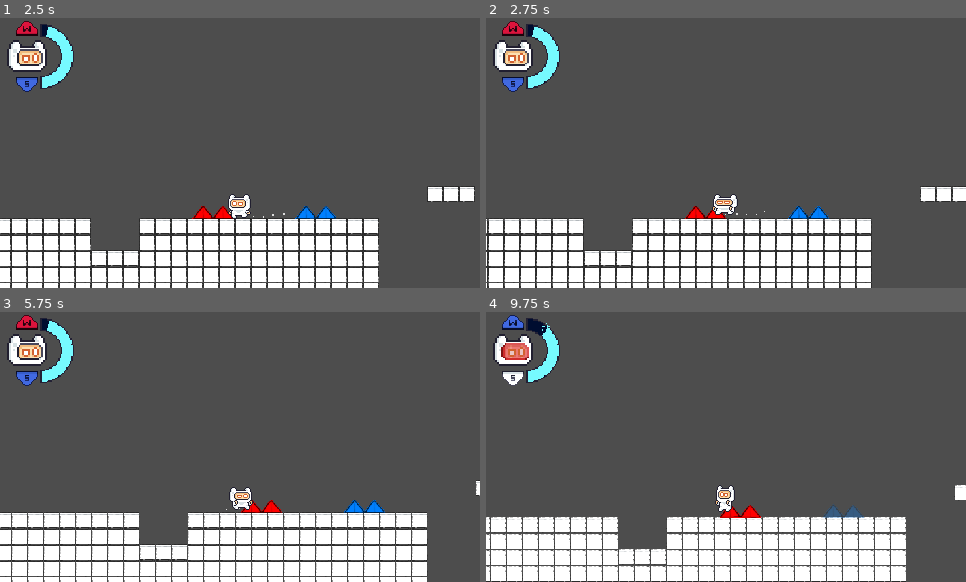
Above: before the commit, frames 1-4 (two rows, left to right).
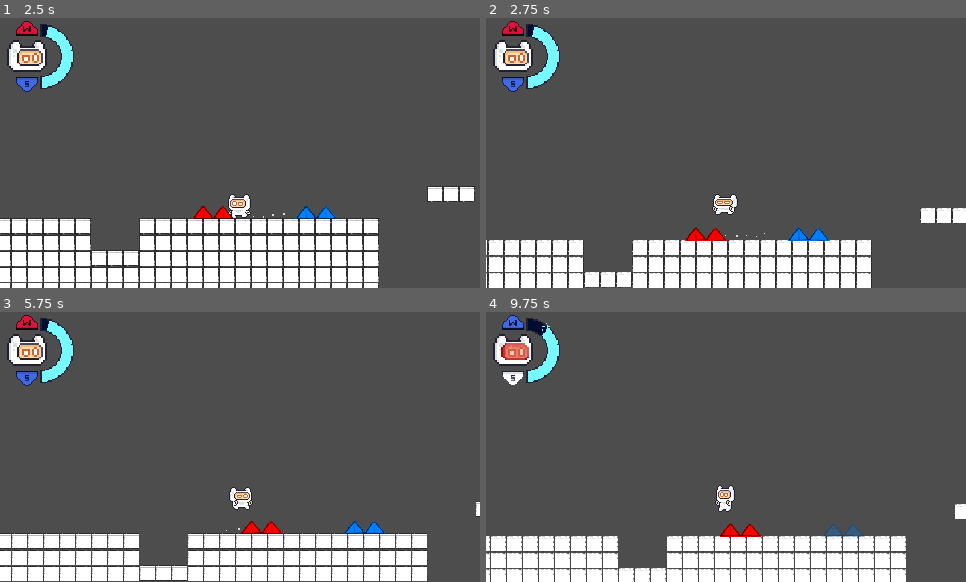
Above: after the commit, the same moments.

Repository: Naathan404/UITxVNG-Group08-NaNaNaNa
Game: Godot game, scene res://dummy_level.tscn
Two runs of this game, one before a commit and one after it. Both use one fixed random seed, a clock stepped at 60 frames per second and the inputs below.
Inputs:
- Up to frame 1 (2.5 s): hold D (right) 0.53-2.03 s; tap Shift (dash) at 0.6 s; tap Space (jump) at 0.77, 1.52 s; tap Down (mask_scroll_down) at 1.35 s; hold A (left) from 2.03 s (still down); hold Up (mask_scroll_up) from 2.03 s (still down)
- Up to frame 2 (2.75 s): keep holding A (left); keep holding Up (mask_scroll_up)
- Up to frame 3 (5.75 s): release A (left) at 2.78 s; release Up (mask_scroll_up) at 2.78 s; hold D (right) 2.78-4.28 s; tap Shift (dash) at 2.85, 5.1 s; tap Space (jump) at 3.02, 3.77, 4.52 s; hold Down (mask_scroll_down) 3.53-4.28 s; hold A (left) 4.28-5.03 s; tap Up (mask_scroll_up) at 4.35 s; hold D (right) from 5.03 s (still down)
- Up to frame 4 (9.75 s): release D (right) at 5.78 s; hold A (left) 5.78-7.28 s; tap Down (mask_scroll_down) at 5.85 s; tap Space (jump) at 6.02, 6.77, 7.52, 9.02 s; hold Up (mask_scroll_up) 6.53-7.28 s; hold D (right) 7.28-9.53 s; tap Shift (dash) at 7.35, 9.6 s; hold Down (mask_scroll_down) 8.03-8.78 s; tap Enter at 8.75 s; tap Up (mask_scroll_up) at 8.85 s; hold A (left) from 9.53 s (still down)

Frame 1 is identical in both runs. In frame 2, 10% of the frame differs, in the area x 0-100%, y 62-100%; in frame 3, 11%; in frame 4, 8.7%.

Commit message:
refactor: death animation

Diff:
--- a/scripts/player/fsm/die.gd
+++ b/scripts/player/fsm/die.gd
@@ -5,10 +5,12 @@
 func _enter() -> void:
 	obj.change_animation("die")
 	obj.velocity = Vector2.ZERO
+	obj.velocity.y = -200
+	#obj.velocity.x = -100 * obj.direction
 	_play_death_sequence()
 
 func _update(_delta: float) -> void:
-	obj.velocity = Vector2.ZERO
+	#obj.velocity = Vector2.ZERO
 	pass
 
 func _exit() -> void:
--- a/scripts/player/player.gd
+++ b/scripts/player/player.gd
@@ -116,11 +116,13 @@
 
 # Xử lý khi hết sạch oxy
 func _on_oxygen_ran_out() -> void:
+	if is_dead: return
 	print("Hết oxy! Game Over!")
 	# Tạm thời reset lại màn
 	_on_death()
 
 func _on_death() -> void:
+	if is_dead: return
 	is_dead = true
 	multiplier = 0.0
 	if game_ui: game_ui.update_ui(current_oxygen, max_oxygen, mask_type, is_oxygen_decreased)
